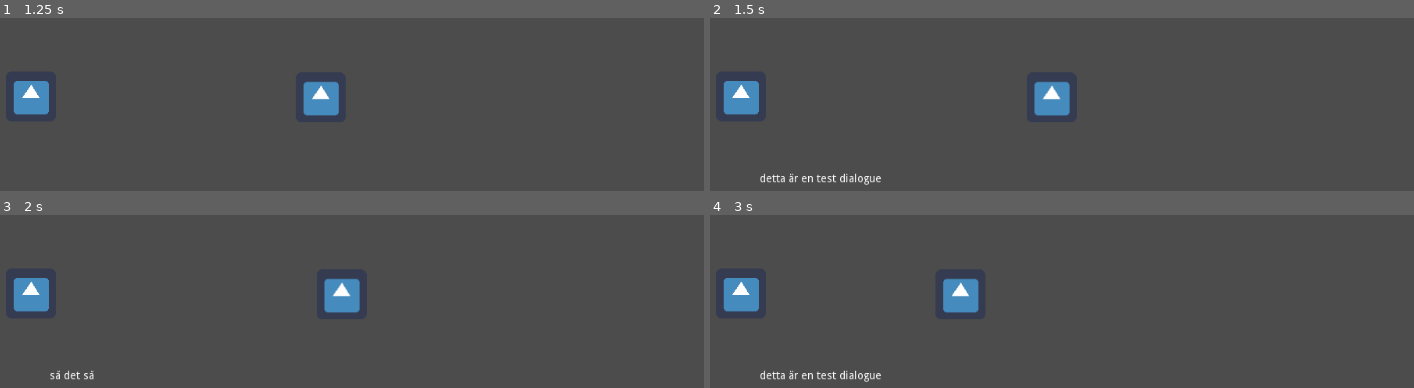
Above: before the commit, frames 1-4 (two rows, left to right).
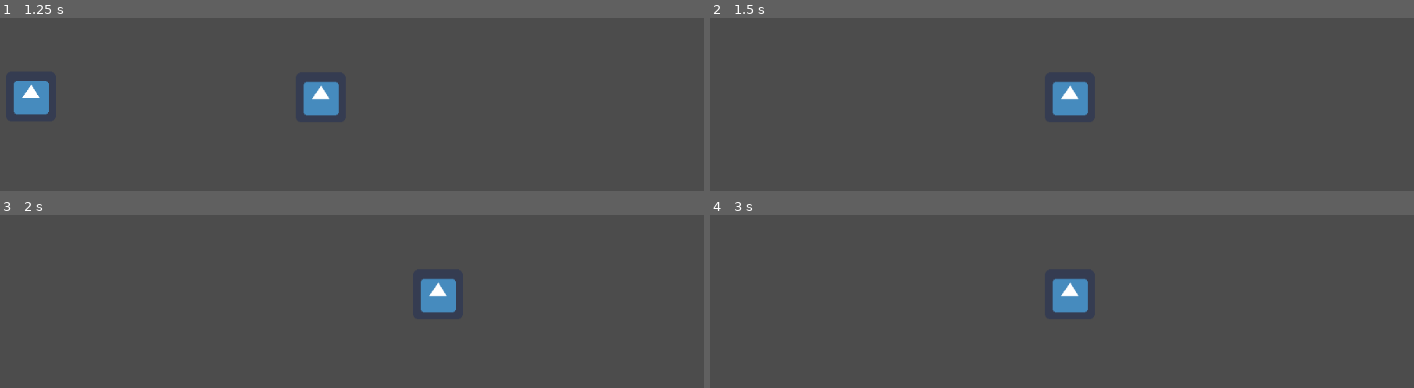
Above: after the commit, the same moments.

Repository: h19BeMa/Dream
Game: Godot game, scene res://Main.tscn
Two runs of this game, one before a commit and one after it. Both use one fixed random seed, a clock stepped at 60 frames per second and the inputs below. The engine's default icon, where the game draws it, is replaced by a stand-in: a white triangle on a blue panel in a dark square.
Inputs:
- Up to frame 1 (1.25 s): tap Enter (ui_accept) at 0.5, 0.6, 0.77, 1.07 s; hold Right (ui_right) from 0.53 s (still down)
- Up to frame 2 (1.5 s): keep holding Right (ui_right); tap Enter (ui_accept) at 1.35 s
- Up to frame 3 (2 s): keep holding Right (ui_right); tap Enter (ui_accept) at 1.52, 1.82 s
- Up to frame 4 (3 s): release Right (ui_right) at 2.03 s; hold Left (ui_left) 2.03-2.78 s; tap Enter (ui_accept) at 2.1, 2.85 s; hold Right (ui_right) from 2.78 s (still down)

Frame 1 is identical in both runs. In frame 2, 2.6% of the frame differs, in the area x 1-54%, y 36-97%; in frame 3, 3.2%; in frame 4, 3.4%.

Commit message:
pickup hides object

Diff:
--- a/dialogueScript.gd
+++ b/dialogueScript.gd
@@ -1,10 +1,13 @@
 extends Area2D
 class_name DialogueAction
 
+onready var sprite = get_node("Sprite")
 onready var movement = get_node("../../player")
 onready var text_label = get_node("../RichTextLabel")
 
+var dialog_over = false
 var dia_index = 1
+var picked = false
 
 
 export (String, FILE, "*.json") var dialogue_file_path : String
@@ -12,34 +15,45 @@
 var dialogue : Dictionary
 
 func _ready():
+	sprite.show()
 	text_label.hide()
 	dialogue = load_dialogue(dpath)
 
+func _process(delta):
+	if picked == true:
+		sprite.hide()
+
+func _input(event):
+	if Input.is_action_just_pressed("ui_accept") && dialog_over == true:
+		picked = true
+
 func interact() -> void:
-	if dialogue.size() > 1:
-		text_label.visible == false
-		movement.SPEED = 0
-		text_label.show()
 
-		if dia_index != dialogue.size() + 1:
-			text_label.text = dialogue[str(dia_index)]["text"]
-			dia_index += 1
+	if dialog_over == false:
+		if dialogue.size() > 1:
+			text_label.visible == false
+			movement.SPEED = 0
+			text_label.show()
+
+			if dia_index != dialogue.size() + 1:
+				text_label.text = dialogue[str(dia_index)]["text"]
+				dia_index += 1
+			else:
+				dia_index = 1
+				text_label.hide()
+				movement.SPEED = 200
+				dialog_over = true
+
+		elif dialogue.size() == 1:
+			text_label.visible == false
+			movement.SPEED = 0
+			text_label.show()
+			text_label.text = dialogue["1"]["text"]
+
 		else:
-			dia_index = 1
 			text_label.hide()
 			movement.SPEED = 200
-
-
-	elif dialogue.size() == 1:
-		text_label.visible == false
-		movement.SPEED = 0
-		text_label.show()
-		text_label.text = dialogue["1"]["text"]
-
-	else:
-		text_label.hide()
-		movement.SPEED = 200
-
+			dialog_over = true
 
 
 
